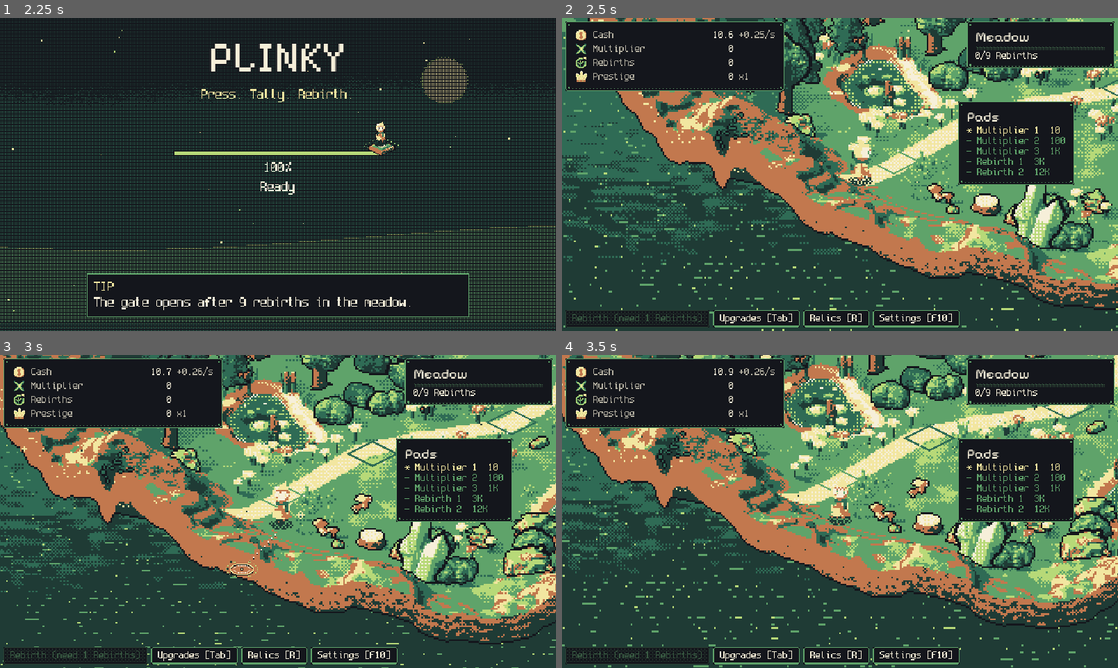
Above: before the commit, frames 1-4 (two rows, left to right).
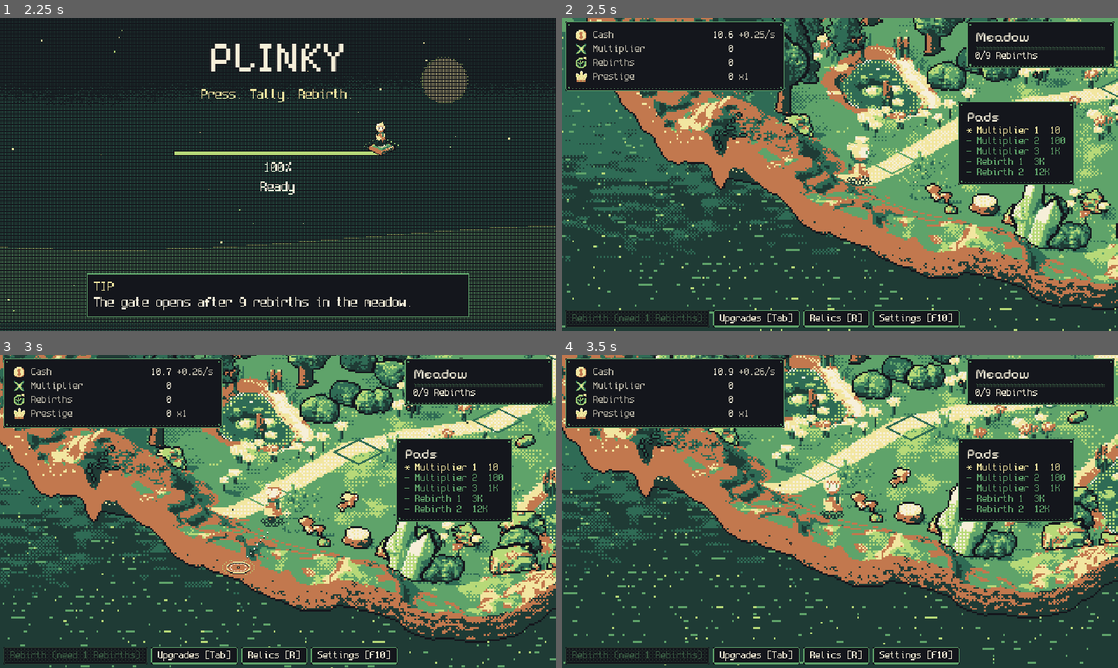
Above: after the commit, the same moments.

Repository: FreezingShock/Plinky
Game: Godot game, scene res://boot/boot.tscn
Two runs of this game, one before a commit and one after it. Both use one fixed random seed, a clock stepped at 60 frames per second and the inputs below.
Inputs (mouse positions are in pixels of both pictures, inside the frame that each line leads up to):
- Up to frame 1 (2.25 s): tap Enter (ui_accept) at 0.5, 0.77, 1.07 s; move the mouse to (400, 158) at 0.52 s; hold D 0.53-1.25 s; tap Space at 0.6 s; click (400, 158) at 0.67 s; drag from (166, 190) to (250, 237) at 1.27 s; move the mouse to (333, 105) at 2.02 s; hold D from 2.03 s (still down); tap 2 at 2.1 s; click (333, 105) at 2.17 s
- Up to frame 2 (2.5 s): keep holding D
- Up to frame 3 (3 s): release D at 2.75 s; drag from (250, 574) to (111, 464) at 2.77 s
- Up to frame 4 (3.5 s): no input

Frame 1 is identical in both runs. In frame 2, 19% of the frame differs, in the area x 0-100%, y 0-100%; in frame 3, 37%; in frame 4, 36%.
Error after the commit: Parse Error: Invalid argument for "_option()" function: argument 1 should be "HBoxContainer" but is "VBoxContainer". (res://ui/display_panel.gd:54)

Commit message:
Camera polish: look-ahead, crit punch, idle drift, Reduce motion setting
Co-Authored-By: Claude Sonnet 5.5 <noreply@anthropic.com>
Claude-Session: https://claude.ai/code/session_01Pmx9dVupWj3UhJRcBpotd9

Diff:
--- a/render/world_camera.gd
+++ b/render/world_camera.gd
@@ -5,6 +5,9 @@
 ## texel stays a whole number of screen texels (pixel snap at every zoom). Pan: hold right or
 ## middle mouse and drag, or push the mouse to a window edge. The pan drifts back to the walker
 ## after a short idle (sooner while the walker moves). C or Home snaps back at once.
+## Polish layers, all off under Reduce motion (DisplaySettings.reduce_motion), all whole-texel at the end:
+## look-ahead leans the view a few texels in the walk direction, a punch kicks it on a crit, and a slow
+## drift sways it after a long stillness. None of them touch pan, so follow, zoom and pan behave as before.
 
 signal zoom_changed(level: int)
 
@@ -17,6 +20,14 @@
 const RETURN_DELAY: float = 1.2         # seconds idle before the pan drifts back
 const RETURN_DELAY_MOVING: float = 0.4  # same, while the walker is walking
 const RETURN_RATE: float = 3.0
+const LOOK_AHEAD: float = 14.0          # world texels the view leans toward the walk direction
+const LOOK_RATE: float = 2.2            # ease rate of the lean (slow, so it never snaps)
+const PUNCH_TEXELS: float = 2.0         # peak kick of a crit, screen texels
+const PUNCH_DECAY: float = 9.0
+const DRIFT_DELAY: float = 6.0          # seconds of stillness before the drift starts
+const DRIFT_FADE: float = 4.0           # seconds to fade it in
+const DRIFT_AMPLITUDE: Vector2 = Vector2(4.0, 2.5)   # world texels
+const DRIFT_PERIOD: Vector2 = Vector2(23.0, 31.0)    # seconds, two slow axes
 const FOCUS_LIFT: Vector2 = Vector2(0.0, -6.0)   # aim at the walker's body, not its feet
 
 var world: Node2D
@@ -32,11 +43,19 @@
 var _center: Vector2 = Vector2.ZERO
 var _idle: float = 0.0
 var _dragging: bool = false
+var _look: Vector2 = Vector2.ZERO
+var _punch: Vector2 = Vector2.ZERO
+var _still: float = 0.0
+var _clock: float = 0.0
+var _last_target: Vector2 = Vector2.ZERO
 
 
 func _ready() -> void:
 	if target != null:
 		_center = _clamp_center(target.position + FOCUS_LIFT)
+	_last_target = target.position if target != null else Vector2.ZERO
+	if not EventBus.button_pressed.is_connected(_on_pressed):
+		EventBus.button_pressed.connect(_on_pressed)
 	_apply()
 
 
@@ -57,10 +76,56 @@
 		var moving: bool = target != null and "moving" in target and bool(target.get("moving"))
 		if auto_return and _idle > (RETURN_DELAY_MOVING if moving else RETURN_DELAY):
 			pan = pan.lerp(Vector2.ZERO, 1.0 - exp(-RETURN_RATE * delta))
-	var goal: Vector2 = _clamp_center(_follow_point() + pan)
-	pan = goal - _follow_point()
+	var base: Vector2 = _clamp_center(_follow_point() + pan)
+	pan = base - _follow_point()
+	_update_polish(delta, manual)
+	var goal: Vector2 = _clamp_center(base + _look + _drift())
 	_center = _center.lerp(goal, 1.0 - exp(-FOLLOW_RATE * delta))
 	_apply()
+
+
+## Look-ahead lean, punch decay and stillness clock. Reduce motion zeroes all of it.
+func _update_polish(delta: float, manual: bool) -> void:
+	_clock += delta
+	var step: Vector2 = Vector2.ZERO
+	if target != null:
+		step = target.position - _last_target
+		_last_target = target.position
+	var moving: bool = target != null and "moving" in target and bool(target.get("moving"))
+	if DisplaySettings.reduce_motion:
+		_look = Vector2.ZERO
+		_punch = Vector2.ZERO
+		_still = 0.0
+		return
+	var want: Vector2 = look_ahead_goal(step, delta, moving, LOOK_AHEAD)
+	_look = _look.lerp(want, 1.0 - exp(-LOOK_RATE * delta))
+	_punch = _punch.lerp(Vector2.ZERO, 1.0 - exp(-PUNCH_DECAY * delta))
+	_still = 0.0 if (moving or manual) else _still + delta
+
+
+func _on_pressed(_id: StringName, _pos: Vector3, _gain: BigNum, crit: bool) -> void:
+	if crit and not DisplaySettings.reduce_motion:
+		_punch = Vector2(0.0, PUNCH_TEXELS)   # a downward thump, the same weight as the pad sinking
+
+
+func _drift() -> Vector2:
+	if DisplaySettings.reduce_motion:
+		return Vector2.ZERO
+	return drift_offset(_clock, clampf((_still - DRIFT_DELAY) / DRIFT_FADE, 0.0, 1.0))
+
+
+## Lean target from the walker's last step: along its direction, full length once it moves at all.
+static func look_ahead_goal(step: Vector2, delta: float, moving: bool, reach: float) -> Vector2:
+	if not moving or delta <= 0.0 or step.length_squared() < 0.0001:
+		return Vector2.ZERO
+	return step.normalized() * reach
+
+
+## Slow two-axis sway, `weight` 0..1 fades it in. Zero at weight 0.
+static func drift_offset(clock: float, weight: float) -> Vector2:
+	return Vector2(
+		sin(TAU * clock / DRIFT_PERIOD.x) * DRIFT_AMPLITUDE.x,
+		sin(TAU * clock / DRIFT_PERIOD.y + 1.3) * DRIFT_AMPLITUDE.y) * weight
 
 
 func _unhandled_input(event: InputEvent) -> void:
@@ -155,4 +220,4 @@
 		return
 	world.scale = Vector2(zoom_level, zoom_level)
 	var offset: Vector2 = shake.offset if shake != null else Vector2.ZERO
-	world.position = world_position(_clamp_center(_center), zoom_level, frame) + offset
+	world.position = world_position(_clamp_center(_center), zoom_level, frame) + offset + _punch.round()
--- a/tests/run.gd
+++ b/tests/run.gd
@@ -15,6 +15,7 @@
 	"res://tests/test_boot.gd",
 	"res://tests/test_life.gd",
 	"res://tests/test_walk.gd",
+	"res://tests/test_camera_polish.gd",
 ]
 
 
--- /dev/null
+++ b/tests/test_camera_polish.gd
@@ -0,0 +1,21 @@
+extends RefCounted
+## Camera polish: look-ahead, drift and the Reduce motion switch.
+
+func run(t: Object) -> void:
+	var reach: float = WorldCamera.LOOK_AHEAD
+	t.eq(WorldCamera.look_ahead_goal(Vector2(2, 0), 0.016, true, reach), Vector2(reach, 0), "lean along the walk direction")
+	t.eq(WorldCamera.look_ahead_goal(Vector2(2, 0), 0.016, false, reach), Vector2.ZERO, "no lean when standing")
+	t.eq(WorldCamera.look_ahead_goal(Vector2.ZERO, 0.016, true, reach), Vector2.ZERO, "no lean without a step")
+	t.eq(WorldCamera.drift_offset(5.0, 0.0), Vector2.ZERO, "drift is zero before it fades in")
+	var worst: float = 0.0
+	for i in range(0, 600):
+		var d: Vector2 = WorldCamera.drift_offset(float(i), 1.0)
+		worst = maxf(worst, maxf(absf(d.x), absf(d.y)))
+	t.ok(worst <= WorldCamera.DRIFT_AMPLITUDE.x + 0.001, "drift stays within its amplitude")
+	t.ok(WorldCamera.LOOK_AHEAD <= 16.0 and WorldCamera.PUNCH_TEXELS <= 3.0, "motion constants stay subtle")
+	var was: bool = DisplaySettings.reduce_motion
+	DisplaySettings.reduce_motion = true
+	DisplaySettings._push_motion()
+	t.ok(FxConfig.reduce_shake and MeadowLife.reduce_motion, "reduce motion switches shake and meadow life too")
+	DisplaySettings.reduce_motion = was
+	DisplaySettings._push_motion()
--- a/ui/display_panel.gd
+++ b/ui/display_panel.gd
@@ -9,6 +9,7 @@
 var _wide_btn: PixelButton
 var _window_btn: PixelButton
 var _full_btn: PixelButton
+var _motion_btn: PixelButton
 var _hint: Label
 
 
@@ -49,6 +50,11 @@
 		DisplaySettings.set_fullscreen(_win, true)
 		refresh())
 
+	v.add_child(_caption("Motion"))
+	_motion_btn = _option(v, "Reduce motion", func() -> void:
+		DisplaySettings.set_reduce_motion(not DisplaySettings.reduce_motion)
+		refresh())
+
 	_hint = Label.new()
 	_hint.custom_minimum_size.x = 220
 	_hint.autowrap_mode = TextServer.AUTOWRAP_WORD
@@ -85,6 +91,7 @@
 	_wide_btn.text = _tag(mode == DisplaySettings.Scale.WIDE, "Wide view")
 	_window_btn.text = _tag(not DisplaySettings.fullscreen, "Windowed")
 	_full_btn.text = _tag(DisplaySettings.fullscreen, "Fullscreen")
+	_motion_btn.text = ("[x] " if DisplaySettings.reduce_motion else "[ ] ") + "Reduce motion"
 	if mode == DisplaySettings.Scale.FIT:
 		_hint.text = "Fit fills the window at any size. Texels can differ by one pixel. F11 toggles fullscreen."
 	elif not DisplaySettings.pixel_active(_win):
--- a/ui/display_settings.gd
+++ b/ui/display_settings.gd
@@ -21,6 +21,8 @@
 static var bleed_ready: bool = true
 static var scale_mode: int = Scale.FIT
 static var fullscreen: bool = false
+## Calms the world: no camera look-ahead, punch or drift, no screen shake, frozen meadow life.
+static var reduce_motion: bool = false
 static var _loaded: bool = false
 
 
@@ -31,6 +33,8 @@
 	var cfg := ConfigFile.new()
 	if cfg.load(PATH) != OK:
 		return
+	reduce_motion = bool(cfg.get_value(SECTION, "reduce_motion", false))
+	_push_motion()
 	scale_mode = clampi(int(cfg.get_value(SECTION, "scale", Scale.FIT)), Scale.PIXEL, Scale.WIDE)
 	fullscreen = bool(cfg.get_value(SECTION, "fullscreen", false))
 	# Saves before version 2 stored Pixel perfect, which was the old default. Reset that once to Fit, so a stale
@@ -45,6 +49,7 @@
 	cfg.set_value(SECTION, "version", SETTINGS_VERSION)
 	cfg.set_value(SECTION, "scale", scale_mode)
 	cfg.set_value(SECTION, "fullscreen", fullscreen)
+	cfg.set_value(SECTION, "reduce_motion", reduce_motion)
 	cfg.save(PATH)
 
 
@@ -116,3 +121,16 @@
 static func toggle_fullscreen(win: Window) -> void:
 	load_settings()
 	set_fullscreen(win, not fullscreen)
+
+
+static func set_reduce_motion(on: bool) -> void:
+	load_settings()
+	reduce_motion = on
+	_push_motion()
+	save_settings()
+
+
+## One switch for every moving thing: the camera layers read reduce_motion, shake and meadow life have their own flags.
+static func _push_motion() -> void:
+	FxConfig.reduce_shake = reduce_motion
+	MeadowLife.reduce_motion = reduce_motion
Not shown, changed: docs/decisions.md
